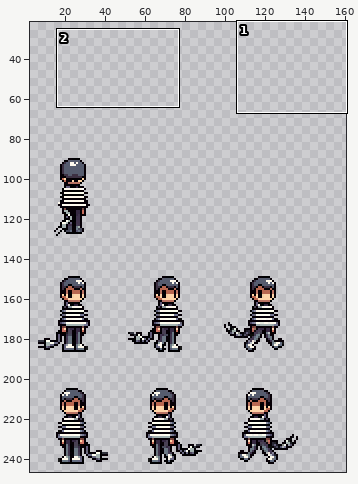
Two states of a sprite sheet, Game Design 2D/Assets/Sprites/TimMovementSheet.png. Above, an overview of the earlier version with the close-up marked.
Close-up. Before the edit:
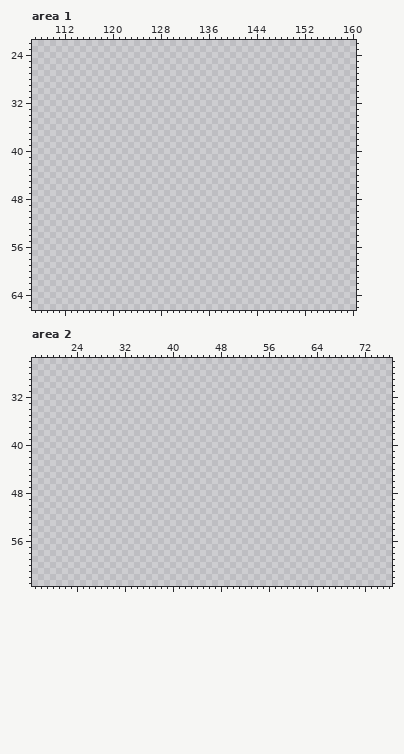
The file is 256x256 pixels. Pixels under 10% opacity are left out. Colours within 5 levels of each other are drawn and written as one. Shown: area 1: x 107..160, y 22..66; area 2: x 17..76, y 26..63. The wide view leaves out empty margins. The commit also changed other parts of the picture, which this record leaves out.
Once edited:
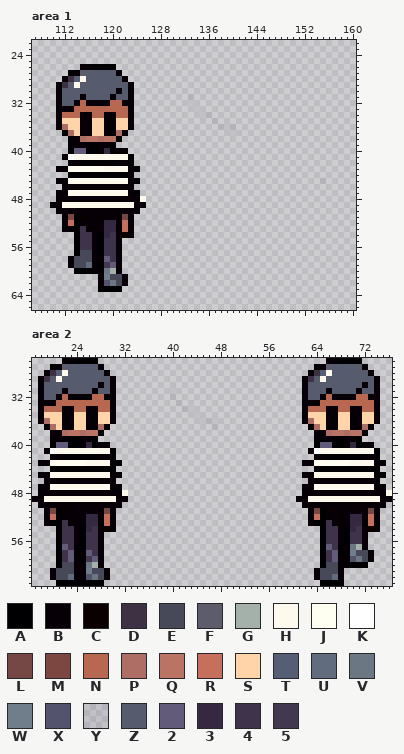
Palette (. is transparent): A #000002  B #060006  C #0a0000  D #3d3143  E #474959  F #5d5c6c  G #a4b1aa  H #fef9ed  J #fefff0  K #ffffff  L #754845  M #7c4740  N #b86750  P #ae6e66  Q #ba7463  R #c76f5d  S #ffd4a8  T #565e75  U #626c7f  V #6b7783  W #707e8c  X #53536e  Y #565c6e1a  Z #565c6e  2 #625b79  3 #352841  4 #3f324b  5 #423850
What changed:
Area 1:
y 26: x 115..120 ...... -> BBAAAA
y 27: x 113..121 ......... -> ABFZZZZZB
y 28: x 112..122 ........... -> BDTHZZZZZZB
y 29: x 111..123 ............. -> BDZHZZZZZZZZB
y 30: x 111..123 ............. -> BZZZZZZZZZBZB
y 31: x 111..123 ............. -> BZZZBZZZZBZZB; x 133 . -> Y
y 32: x 111..123 ............. -> BZZBNBBBBNNBB; x 133 . -> Y
y 33: x 111..123 ............. -> BBBNNNNNNNNNB; x 134 . -> Y
y 34: x 111..123 ............. -> BNNNBBNNBBNNB; x 135..136 .. -> YY
y 35: x 111..123 ............. -> BSSSBBSSBBSSB; x 137 . -> Y
y 36: x 111..123 ............. -> BPSSBBSSBBSSB; x 138..140 ... -> YYY
y 37: x 112..122 ........... -> APSBBSSBBPB; x 140 . -> Y
y 38: x 113..121 ......... -> BBPQQPQQA
y 39: x 113..120 ........ -> BBBAABBA
y 40: x 113..122 .......... -> A22AAB3ABB
y 41: x 112..123 ............ -> BKHHHHHHHHHA
y 42: x 113..123 ........... -> BBAAAAAABBA
y 43: x 111..124 .............. -> BBJJJJJJHHHHBA
y 44: x 113..123 ........... -> AAAAAAAAAAA
y 45: x 111..124 .............. -> BBHHHHHHHHHHBA; x 155 . -> Y
y 46: x 112..123 ............ -> BBBBBBBBBBBB
y 47: x 111..124 .............. -> BBHHHHHHHHHHBA
y 48: x 111..125 ............... -> BBBBBBBBBBBBBBH
y 49: x 110..125 ................ -> BBHHHHHHHHHHHHBB
y 50: x 111..124 .............. -> BBBBBBBBBBBBBB
y 51: x 112..123 ............ -> BMACBBBBBBLB
y 52: x 112..123 ............ -> BRABBBB33BRB
y 53: x 112..123 ............ -> BAA4BBB33ARB
y 54: x 114..123 .......... -> A44BA34BCB
y 55..56: x 114..121 ........ -> A44BA44B
y 57: x 114..121 ........ -> AEEBA44B
y 58: x 113..121 ......... -> BEEEBB24B
y 59: x 113..121 ......... -> BEEUBA52B
y 60: x 114..121 ........ -> AAAABVGB
y 61: x 118..122 ..... -> BWEEB
y 62: x 118..122 ..... -> BXVEB
y 63: x 118..121 .... -> AAAA
Area 2:
y 26: x 22..27 ...... -> BBAAAA; x 66..71 ...... -> BBAAAA
y 27: x 20..28 ......... -> ABFZZZZZB; x 64..72 ......... -> ABFZZZZZB
y 28: x 19..29 ........... -> BDTHZZZZZZB; x 63..73 ........... -> BDTHZZZZZZB
y 29: x 18..30 ............. -> BDZHZZZZZZZZB; x 62..74 ............. -> BDZHZZZZZZZZB
y 30: x 18..30 ............. -> BZZZZZZZZZBZB; x 62..74 ............. -> BZZZZZZZZZBZB
y 31: x 18..30 ............. -> BZZZBZZZZBZZB; x 40 . -> Y; x 62..74 ............. -> BZZZBZZZZBZZB
y 32: x 18..30 ............. -> BZZBNBBBBNNBB; x 40 . -> Y; x 62..74 ............. -> BZZBNBBBBNNBB
y 33: x 18..30 ............. -> BBBNNNNNNNNNB; x 41 . -> Y; x 62..74 ............. -> BBBNNNNNNNNNB
y 34: x 18..30 ............. -> BNNNBBNNBBNNB; x 42..43 .. -> YY; x 62..74 ............. -> BNNNBBNNBBNNB
y 35: x 18..30 ............. -> BSSSBBSSBBSSB; x 44 . -> Y; x 62..74 ............. -> BSSSBBSSBBSSB
y 36: x 18..30 ............. -> BPSSBBSSBBSSB; x 45..47 ... -> YYY; x 62..74 ............. -> BPSSBBSSBBSSB
y 37: x 19..29 ........... -> APSBBSSBBPB; x 47 . -> Y; x 63..73 ........... -> APSBBSSBBPB
y 38: x 20..28 ......... -> BBPQQPQQA; x 64..72 ......... -> BBPQQPQQA
y 39: x 20..27 ........ -> BBBAABBA; x 64..71 ........ -> BBBAABBA
y 40: x 20..29 .......... -> A22AAB3ABB; x 64..73 .......... -> A22AAB3ABB
y 41: x 19..30 ............ -> BKHHHHHHHHHA; x 63..74 ............ -> BKHHHHHHHHHA
y 42: x 20..30 ........... -> BBAAAAAABBA; x 64..74 ........... -> BBAAAAAABBA
y 43: x 18..31 .............. -> BBJJJJJJHHHHBA; x 62..75 .............. -> BBJJJJJJHHHHBA
y 44: x 20..30 ........... -> AAAAAAAAAAA; x 64..74 ........... -> AAAAAAAAAAA
y 45: x 18..31 .............. -> BBHHHHHHHHHHBA; x 62..75 .............. -> BBHHHHHHHHHHBA
y 46: x 19..30 ............ -> BBBBBBBBBBBB; x 63..74 ............ -> BBBBBBBBBBBB
y 47: x 18..31 .............. -> BBHHHHHHHHHHBA; x 62..75 .............. -> BBHHHHHHHHHHBA
y 48: x 18..32 ............... -> BBBBBBBBBBBBBBH; x 62..76 ............... -> BBBBBBBBBBBBBBH
y 49: x 17..32 ................ -> BBHHHHHHHHHHHHBB; x 61..76 ................ -> BBHHHHHHHHHHHHBB
y 50: x 18..31 .............. -> BBBBBBBBBBBBBB; x 62..75 .............. -> BBBBBBBBBBBBBB
y 51: x 19..30 ............ -> BMACBBBBBBLB; x 63..74 ............ -> BMACBBBBBBLB
y 52: x 19..30 ............ -> BRABBBB33BRB; x 63..74 ............ -> BRABBBB33BRB
y 53: x 19..30 ............ -> BAA4BBB33ARB; x 63..74 ............ -> BAA4BBB33ARB
y 54: x 21..30 .......... -> A44BA34BCB; x 65..74 .......... -> A44BA34BCB
y 55..56: x 21..28 ........ -> A44BA44B; x 65..72 ........ -> A44BA44B
y 57: x 21..28 ........ -> A24AA44B; x 65..72 ........ -> A24ABVGB
y 58: x 21..28 ........ -> A42AB24B; x 65..73 ......... -> A42ABWEEB
y 59: x 21..28 ........ -> A42BA52B; x 65..73 ......... -> A42BBXVEB
y 60: x 21..28 ........ -> AEEBBVGB; x 65..72 ........ -> AEEBAAAA
y 61: x 20..29 .......... -> BEEEBBWEEB; x 64..68 ..... -> BEEEB
y 62: x 20..29 .......... -> BEEUBBXVEB; x 64..68 ..... -> BEEUB
y 63: x 21..28 ........ -> AAAAAAAA; x 65..68 .... -> AAAA
Boxes around the changes in both close-ups, in picture pixels (x1, y1, x2, y2):
added: (50, 64, 146, 292)
added: (188, 94, 236, 136)
added: (320, 178, 326, 184)
added: (32, 358, 128, 586)
added: (296, 358, 392, 586)
added: (170, 388, 218, 430)
